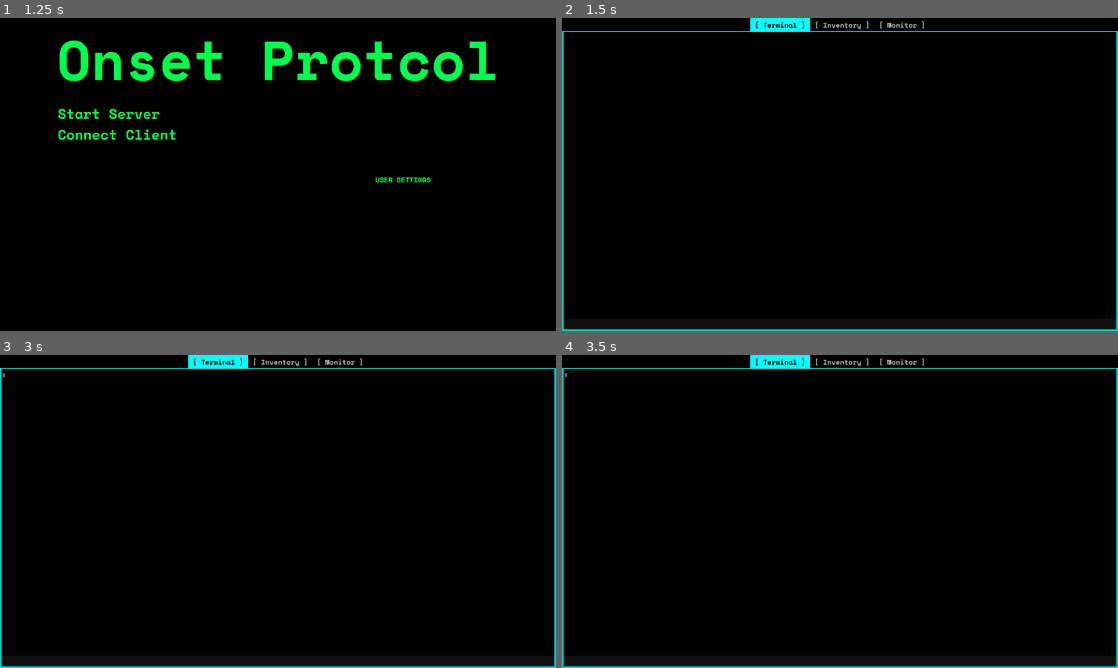
Above: before the commit, frames 1-4 (two rows, left to right).
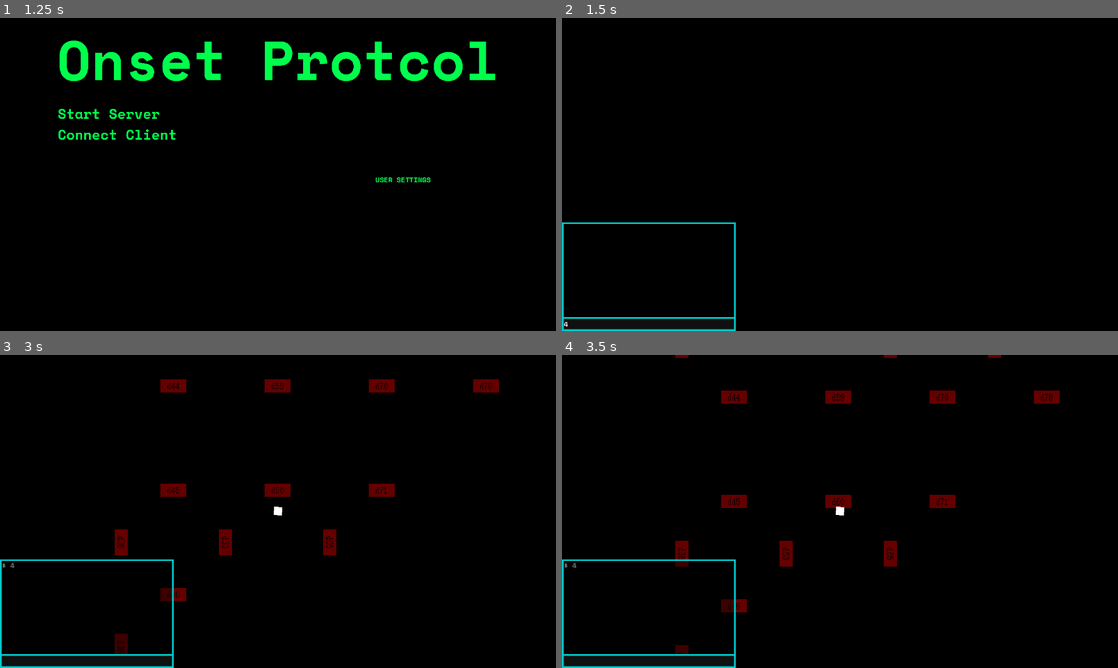
Above: after the commit, the same moments.

Repository: sirarandor/onset-protocol
Game: Godot game, scene res://scenes/base/Main.tscn
Two runs of this game, one before a commit and one after it. Both use one fixed random seed, a clock stepped at 60 frames per second and the inputs below.
Inputs (mouse positions are in pixels of both pictures, inside the frame that each line leads up to):
- Up to frame 1 (1.25 s): tap Enter (ui_accept) at 0.5, 0.77 s; move the mouse to (400, 158) at 0.52 s; hold Right (ui_right) from 0.53 s (still down); hold Tab (onset_showsystem) from 0.53 s (still down)
- Up to frame 2 (1.5 s): release Right (ui_right) at 1.25 s; release Tab (onset_showsystem) at 1.25 s; click "Start Server" at 1.25 s
- Up to frame 3 (3 s): tap Enter (ui_accept) at 2, 2.27 s; move the mouse to (250, 511) at 2.02 s; hold Up (ui_up) from 2.03 s (still down); tap Tab (onset_showsystem) at 2.1 s; move the mouse to (289, 505) at 2.77 s; hold Tab (onset_showsystem) from 2.78 s (still down)
- Up to frame 4 (3.5 s): keep holding Up (ui_up); keep holding Tab (onset_showsystem)

Frame 1 is identical in both runs. In frame 2, 2.5% of the frame differs, in the area x 0-100%, y 0-100%; in frame 3, 4.8%; in frame 4, 4.8%.

Commit message:
Changed player system

Diff:
--- a/content/base.tres
+++ b/content/base.tres
@@ -22,13 +22,14 @@
 }
 
 [sub_resource type="ImageTexture" id="ImageTexture_1p7it"]
-image = SubResource("Image_r4tlv")
+image = SubResource("Image_m1n0d")
 
 [sub_resource type="StyleBoxEmpty" id="StyleBoxEmpty_5pp0k"]
 
 [sub_resource type="StyleBoxFlat" id="StyleBoxFlat_lm852"]
 bg_color = Color(0.0627451, 0.0627451, 0.0627451, 1)
 border_width_left = 4
+border_width_top = 4
 border_width_right = 4
 border_width_bottom = 4
 border_color = Color(0, 0.8, 0.8, 1)
@@ -248,8 +249,9 @@
 expand_margin_bottom = 2.0
 
 [sub_resource type="StyleBoxFlat" id="StyleBoxFlat_fn75k"]
-bg_color = Color(0.6, 0.6, 0.6, 0)
+bg_color = Color(0, 0, 0, 0.392157)
 border_width_left = 4
+border_width_top = 4
 border_width_right = 4
 border_color = Color(0, 0.8, 0.8, 1)
 anti_aliasing = false
@@ -309,17 +311,12 @@
 
 [sub_resource type="StyleBoxFlat" id="StyleBoxFlat_ytny7"]
 border_width_left = 8
-border_width_top = 8
+border_width_top = 32
 border_width_right = 8
 border_width_bottom = 8
-border_color = Color(0, 1, 0, 1)
-corner_radius_top_left = 4
-corner_radius_top_right = 4
-corner_radius_bottom_right = 4
-corner_radius_bottom_left = 4
-corner_detail = 1
+border_color = Color(0, 0.784314, 0.392157, 1)
 expand_margin_left = 4.0
-expand_margin_top = 4.0
+expand_margin_top = 32.0
 expand_margin_right = 4.0
 expand_margin_bottom = 4.0
 
--- a/scenes/living/Player/player.tscn
+++ b/scenes/living/Player/player.tscn
@@ -180,9 +180,12 @@
 [sub_resource type="ShaderMaterial" id="ShaderMaterial_ssydo"]
 shader = ExtResource("6_xyi7t")
 
+[sub_resource type="GDScript" id="GDScript_l8b7r"]
+
+[sub_resource type="ViewportTexture" id="ViewportTexture_yx1a0"]
+viewport_path = NodePath("SubViewport")
+
 [sub_resource type="CodeHighlighter" id="CodeHighlighter_mn83j"]
-
-[sub_resource type="GDScript" id="GDScript_l8b7r"]
 
 [sub_resource type="Environment" id="Environment_m76vd"]
 glow_enabled = true
@@ -494,12 +497,14 @@
 
 [node name="Window" type="Window" parent="HUD"]
 mode = 2
+title = "SYSTEM"
 initial_position = 1
 size = Vector2i(1280, 720)
 exclusive = true
 unresizable = true
-mouse_passthrough = true
+content_scale_mode = 1
 theme = ExtResource("5_5ex1g")
+theme_override_colors/title_color = Color(0, 0, 0, 1)
 script = ExtResource("7_wkwfq")
 
 [node name="System" type="Control" parent="HUD/Window"]
@@ -510,21 +515,38 @@
 grow_horizontal = 2
 grow_vertical = 2
 
-[node name="TabContainer" type="TabContainer" parent="HUD/Window/System"]
+[node name="Monitor" type="Control" parent="HUD/Window/System"]
 layout_mode = 1
 anchors_preset = 15
 anchor_right = 1.0
 anchor_bottom = 1.0
 grow_horizontal = 2
 grow_vertical = 2
-theme = ExtResource("5_5ex1g")
-tab_alignment = 1
-
-[node name="[ Terminal ]" type="Control" parent="HUD/Window/System/TabContainer"]
-layout_mode = 2
+script = SubResource("GDScript_l8b7r")
+
+[node name="TextureRect" type="TextureRect" parent="HUD/Window/System/Monitor"]
+layout_mode = 1
+anchors_preset = 8
+anchor_left = 0.5
+anchor_top = 0.5
+anchor_right = 0.5
+anchor_bottom = 0.5
+offset_left = -540.0
+offset_top = -360.0
+offset_right = 540.0
+offset_bottom = 360.0
+grow_horizontal = 2
+grow_vertical = 2
+texture = SubResource("ViewportTexture_yx1a0")
+
+[node name="Terminal" type="Control" parent="HUD/Window/System"]
+anchors_preset = 0
+offset_top = 470.0
+offset_right = 400.0
+offset_bottom = 720.0
 script = ExtResource("8_mn7w6")
 
-[node name="LineEdit" type="LineEdit" parent="HUD/Window/System/TabContainer/[ Terminal ]"]
+[node name="LineEdit" type="LineEdit" parent="HUD/Window/System/Terminal"]
 layout_mode = 1
 anchors_preset = 12
 anchor_top = 1.0
@@ -534,14 +556,15 @@
 grow_horizontal = 2
 grow_vertical = 0
 theme_override_font_sizes/font_size = 16
+text = "4"
 max_length = 64
 
-[node name="TextEdit" type="TextEdit" parent="HUD/Window/System/TabContainer/[ Terminal ]"]
+[node name="TextEdit" type="TextEdit" parent="HUD/Window/System/Terminal"]
 layout_mode = 1
 anchors_preset = 15
 anchor_right = 1.0
 anchor_bottom = 1.0
-offset_bottom = -24.0
+offset_bottom = -32.0
 grow_horizontal = 2
 grow_vertical = 2
 editable = false
@@ -555,30 +578,15 @@
 caret_type = 1
 syntax_highlighter = SubResource("CodeHighlighter_mn83j")
 
-[node name="[ Inventory ]" type="Control" parent="HUD/Window/System/TabContainer"]
-visible = false
-layout_mode = 2
-
-[node name="[ Monitor ]" type="Control" parent="HUD/Window/System/TabContainer"]
-visible = false
-layout_mode = 2
-script = SubResource("GDScript_l8b7r")
-
-[node name="SubViewportContainer" type="SubViewportContainer" parent="HUD/Window/System/TabContainer/[ Monitor ]"]
-layout_mode = 1
-anchors_preset = 15
-anchor_right = 1.0
-anchor_bottom = 1.0
-grow_horizontal = 2
-grow_vertical = 2
-
-[node name="SubViewport" type="SubViewport" parent="HUD/Window/System/TabContainer/[ Monitor ]/SubViewportContainer"]
-handle_input_locally = false
-size = Vector2i(1280, 720)
-size_2d_override_stretch = true
-render_target_update_mode = 0
-
-[node name="ThirdPerson" type="Camera3D" parent="HUD/Window/System/TabContainer/[ Monitor ]/SubViewportContainer/SubViewport"]
+[node name="Status" type="Control" parent="HUD/Window/System"]
+anchors_preset = 0
+offset_right = 40.0
+offset_bottom = 40.0
+
+[node name="SubViewport" type="SubViewport" parent="."]
+size = Vector2i(1080, 720)
+
+[node name="ThirdPerson" type="Camera3D" parent="SubViewport"]
 transform = Transform3D(1, 0, 0, 0, -4.37114e-08, 1, 0, -1, -4.37114e-08, 0, 8, 0)
 cull_mask = 1048574
 environment = SubResource("Environment_m76vd")
--- a/source/player/player_char.gd
+++ b/source/player/player_char.gd
@@ -14,7 +14,7 @@
 var gravity = ProjectSettings.get_setting("physics/3d/default_gravity")
 
 func _ready():
-	cam = $"HUD/Window/System/TabContainer/[ Monitor ]/SubViewportContainer/SubViewport/ThirdPerson"
+	cam = $SubViewport/ThirdPerson
 	#$HUD/System.visible = false;
 
 	Input.mouse_mode = Input.MOUSE_MODE_CAPTURED
Not shown: 14 places in content/base.tres that only renumber resources
Not shown: 1 places in scenes/living/Player/player.tscn that only renumber resources
